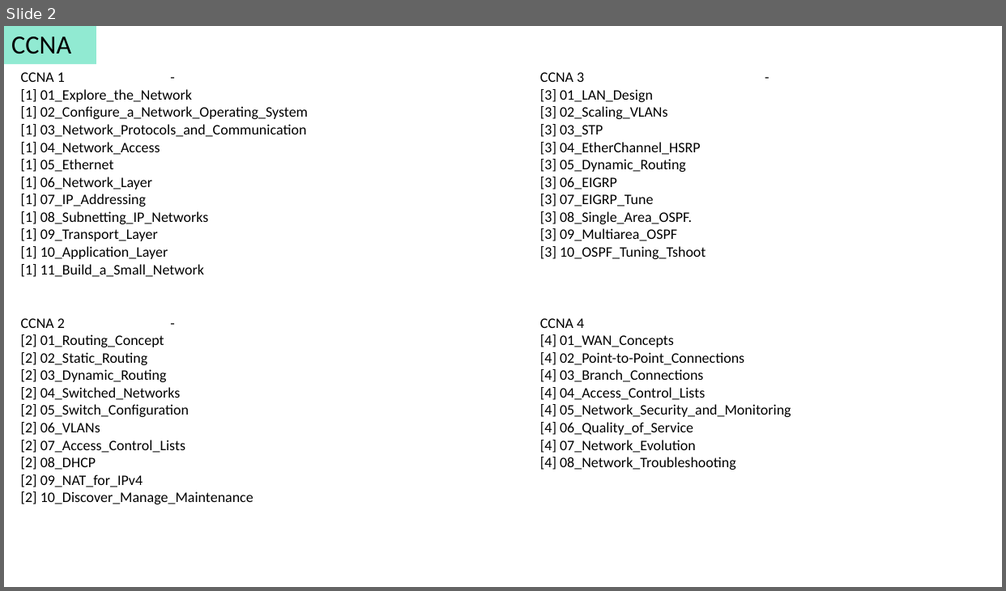
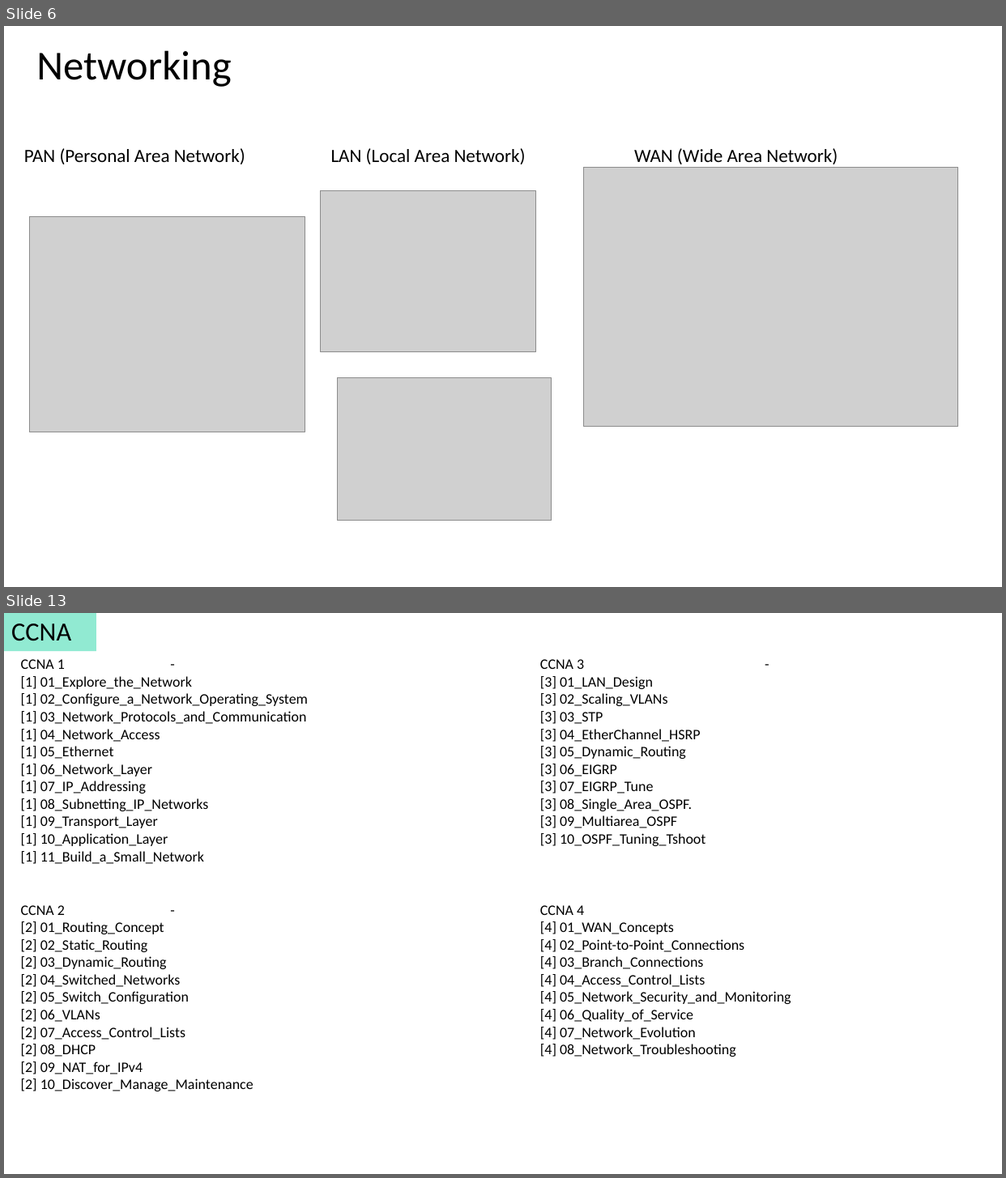
Before and after one commit to amelcharolinesgn2/CCNA-1-v7, a slide deck: Mapping CCNA.pptx. Shown one above the other, each under a label of ours: slide 2 before the commit, slides 6 and 13 after it; the slides between them are not shown. The pictures are 1006x591 and 1006x1178 pixels, drawn with LibreOffice and Linux fonts; fonts in the diff are those of the drawing; grey boxes stand for pictures. Boxes give left, top, right and bottom in pixels: in the first picture for what was removed or moved away, otherwise in the second. Text is boxed around its words. In the diff, an @@ line names an element or a change of style, - is before the commit and + after.

```diff
--- a/Mapping CCNA.pptx
+++ b/Mapping CCNA.pptx
@@ slide 6 added at box(4, 26, 1002, 587), background #FFFFFF @@
@@ title added at box(36, 50, 231, 87), 39.6 pt, text #000000 @@
+Networking
@@ text added at box(24, 148, 245, 165), 18 pt, text #000000 @@
+PAN (Personal Area Network)
@@ text added at box(331, 148, 526, 165), 18 pt, text #000000 @@
+LAN (Local Area Network)
@@ picture added at box(584, 168, 958, 426) @@
@@ text added at box(634, 148, 837, 168), 18 pt, text #000000 @@
+WAN (Wide Area Network)
@@ picture added at box(321, 190, 535, 352) @@
@@ picture added at box(29, 217, 305, 432) @@
@@ picture added at box(337, 378, 552, 521) @@
@@ what was slide 2 is now slide 13 @@
```
Also in this commit, not shown: 11 other slides added, 1 other file.
